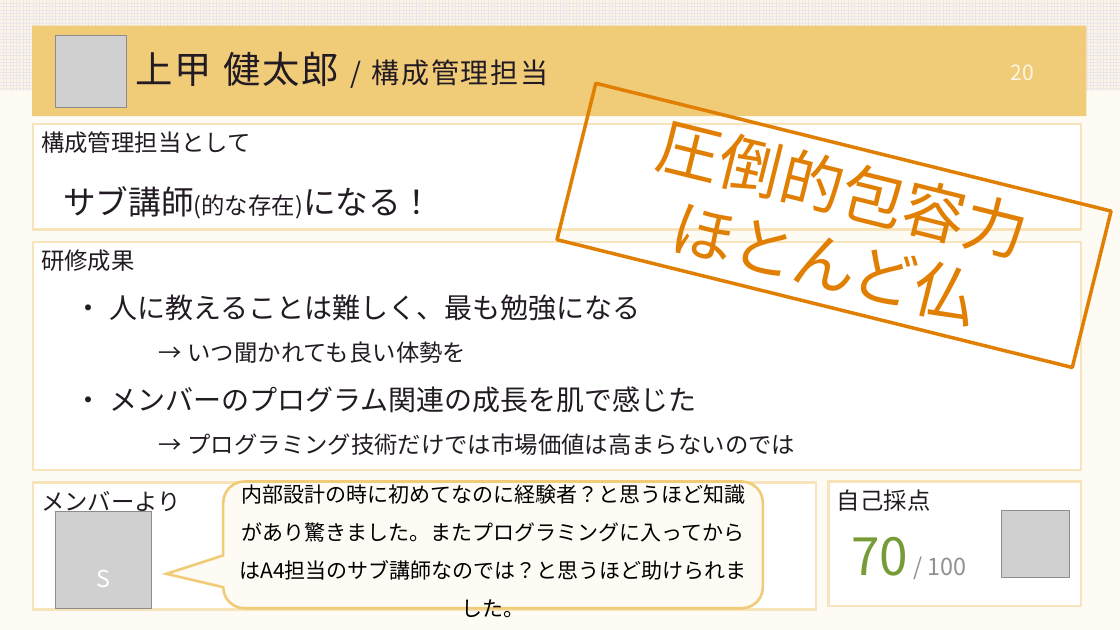
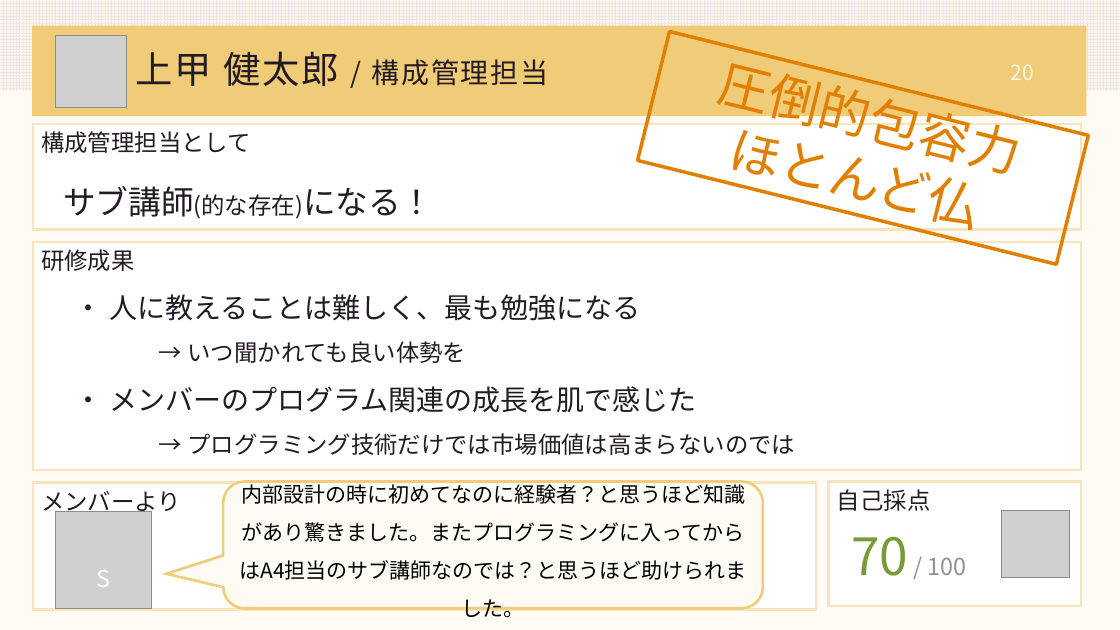
Before and after one commit to DOJO-2021/A-4, a slide deck: slide 20 of documents/worldMap発表資料改良.pptx. Drawn at 1120x630 pixels with LibreOffice and Linux fonts; fonts in the diff are those of the drawing; grey boxes stand for pictures. Boxes give left, top, right and bottom in pixels: in the first picture for what was removed or moved away, otherwise in the second. Text is boxed around its words. In the diff, an @@ line names an element or a change of style, - is before the commit and + after.

```diff
--- a/documents/worldMap発表資料改良.pptx
+++ b/documents/worldMap発表資料改良.pptx
@@ rectangle "圧倒的包容力": place and size @@
-rectangle "圧倒的包容力" at box(557, 83, 1111, 367)
+rectangle "圧倒的包容力" at box(637, 32, 1088, 264)
@@ rectangle "圧倒的包容力" at box(637, 32, 1088, 264): size 54 to 44 pt @@
```
Also in this commit, not shown: 6 other slides changed.
